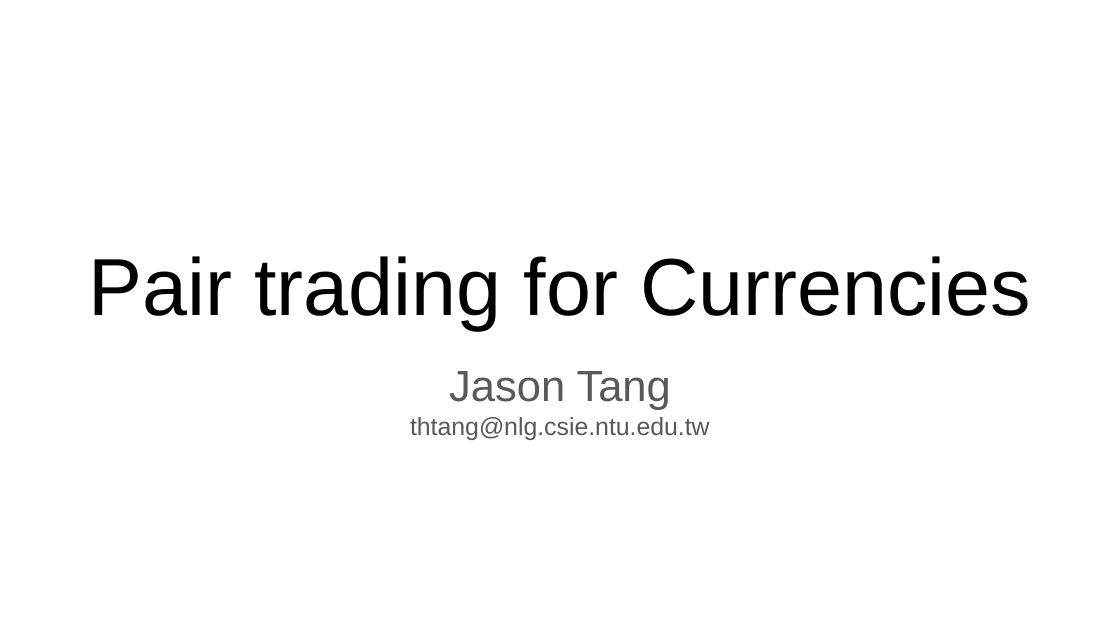
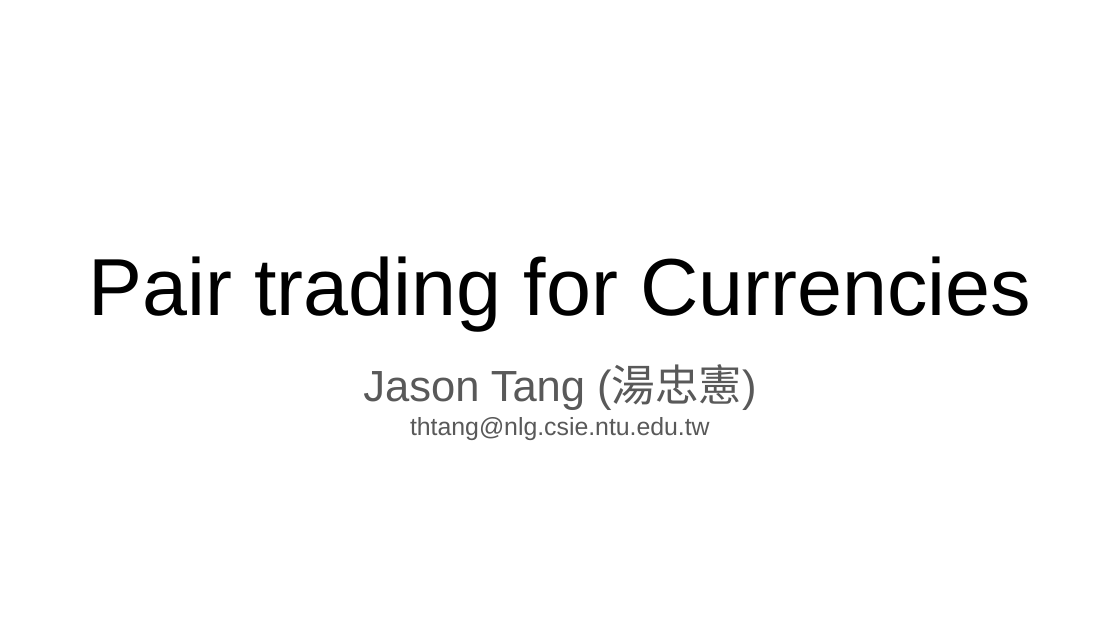
Before and after one commit to thtang/Pair-trading, a slide deck: slide 1 of Pair trading for Currencies.pptx. Drawn at 1120x630 pixels with LibreOffice and Linux fonts; fonts in the diff are those of the drawing. Boxes give left, top, right and bottom in pixels: in the first picture for what was removed or moved away, otherwise in the second. Text is boxed around its words. In the diff, an @@ line names an element or a change of style, - is before the commit and + after.

```diff
--- a/Pair trading for Currencies.pptx
+++ b/Pair trading for Currencies.pptx
@@ subtitle at bbox=[363, 366, 757, 410]: text changed @@
-Jason Tang
+Jason Tang (湯忠憲)
```
Also in this commit, not shown: 14 other slides changed, 5 slides added, 20 other files.
